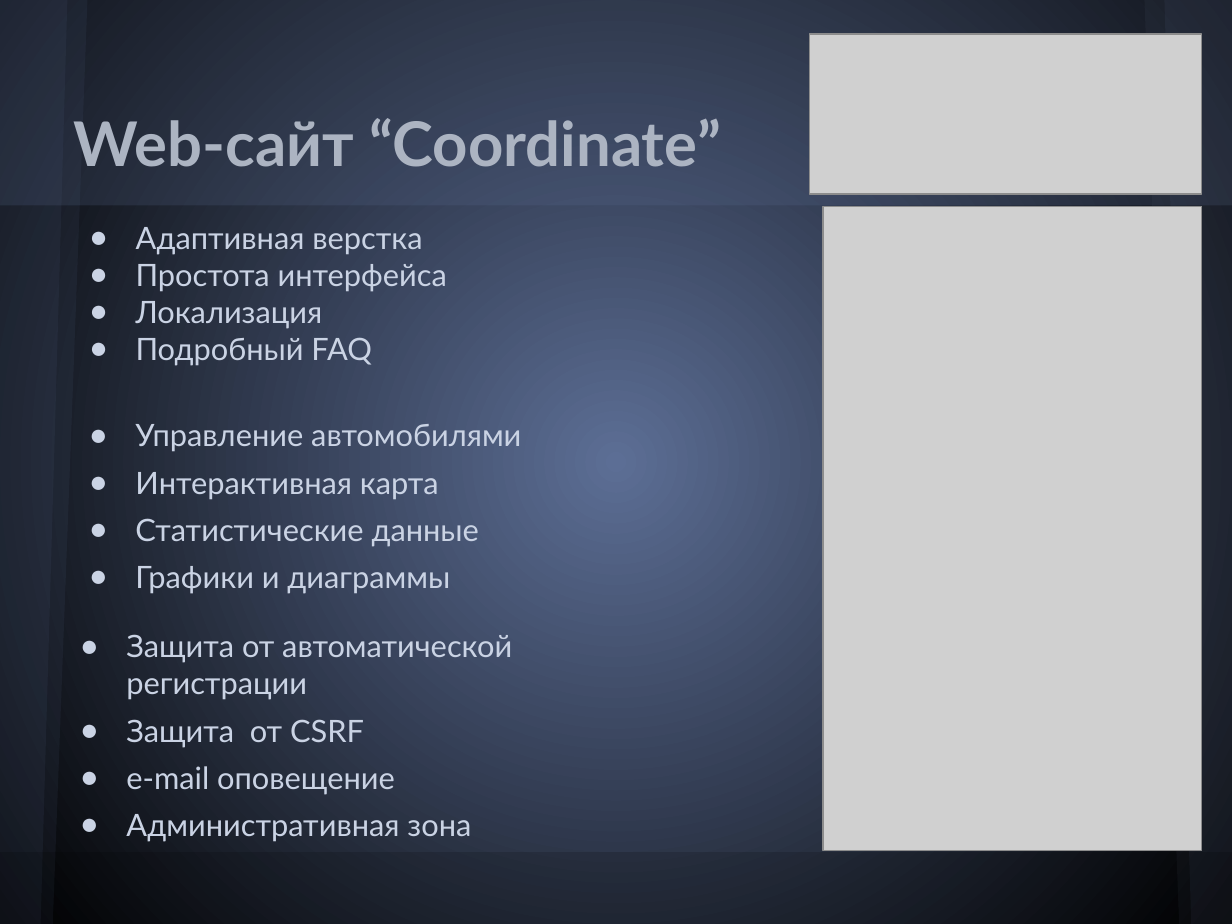
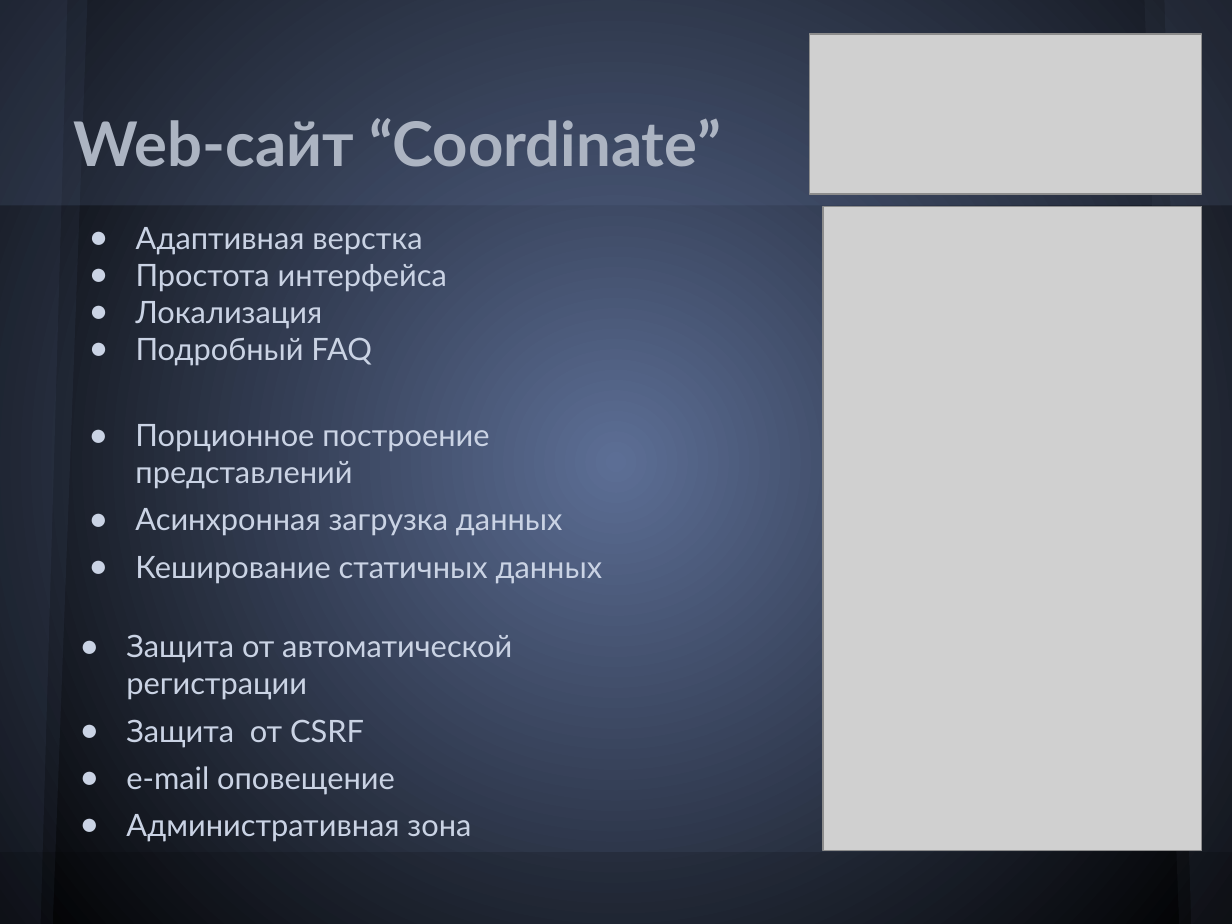
Before and after one commit to Melancholic/Coordinate-reports, a slide deck: slide 12 of Презентация.pptx (slide 11 before the commit). Drawn at 1232x924 pixels with LibreOffice and Linux fonts; fonts in the diff are those of the drawing; grey boxes stand for pictures. Boxes give left, top, right and bottom in pixels: in the first picture for what was removed or moved away, otherwise in the second. Text is boxed around its words. In the diff, an @@ line names an element or a change of style, - is before the commit and + after.

```diff
--- a/Презентация.pptx
+++ b/Презентация.pptx
@@ text at [135,424,603,584]: text changed @@
-● Управление автомобилями
-● Интерактивная карта
-● Статистические данные
-● Графики и диаграммы
+● Порционное построение представлений
+● Асинхронная загрузка данных
+● Кеширование статичных данных
```
Also in this commit, not shown: 6 other slides changed, 3 slides added, 2 slides removed, 1 other file.
